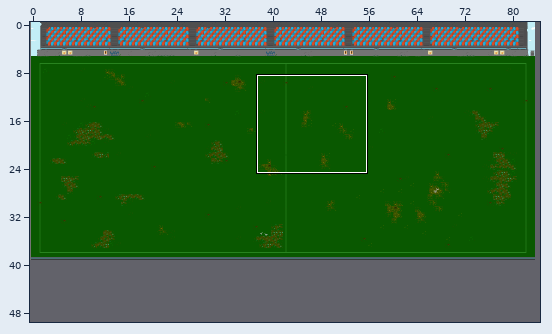
Two states of a Tiled map, tilemaps/stadion.tmx. The first picture is a wide view before the edit; the outline marks the close-up.
Close-up. Earlier state:
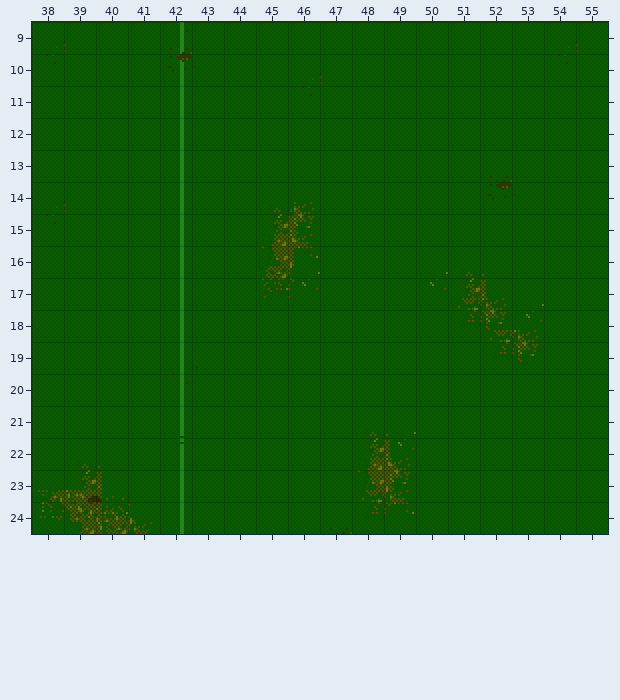
Cells are 16x16 px. Shown: x 38..55, y 9..24. The commit also changed other parts of the map, which this record leaves out. The old version is drawn lined up with the new one. Layer "Tile Layer 1" is drawn -13,-6 px off the grid.
Now the later version:
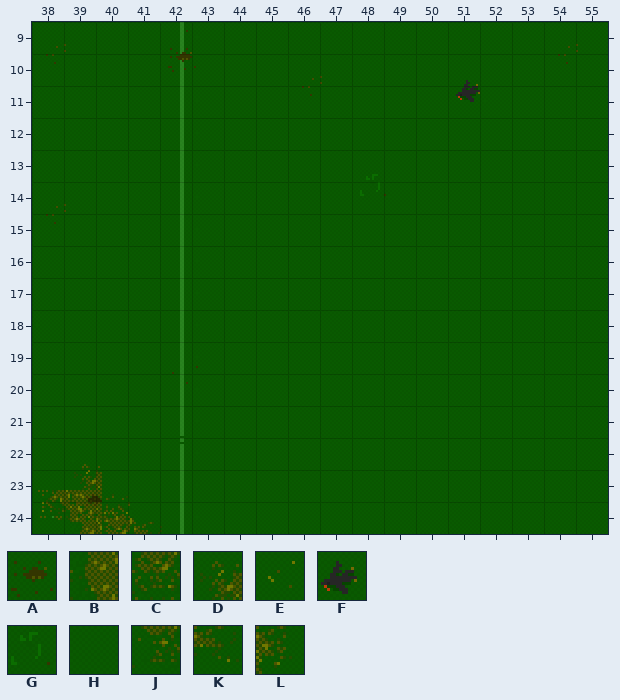
Key: from "stadion": A 59, B 61, C 62, D 63, E 67, F 68, G 78, H 82, J 92, K 98, L 99.
_ is an empty cell, . an unchanged one.
Diff:
map size 85x40 -> 85x50 cells
--- layer "Tile Layer 1"
@@ x 52..52 @@
-11 H
+11 F
@@ x 46..54 @@
-14 ...H...A.
-15 DL.......
-16 BK.......
-17 CE...ED..
-18 ......JLE
-19 .......JL
+14 ...G...H.
+15 HH.......
+16 HH.......
+17 HH...HH..
+18 ......HHH
+19 .......HH
@@ x 49..50 @@
-22 DE
-23 BL
-24 JK
+22 HH
+23 HH
+24 HH
Pixel boxes of the changes (left, top, right, bottom) in both close-ups:
changed: (456, 80, 480, 102)
changed: (360, 174, 386, 196)
changed: (488, 176, 516, 200)
changed: (262, 202, 324, 298)
changed: (430, 272, 544, 362)
changed: (358, 432, 420, 518)
